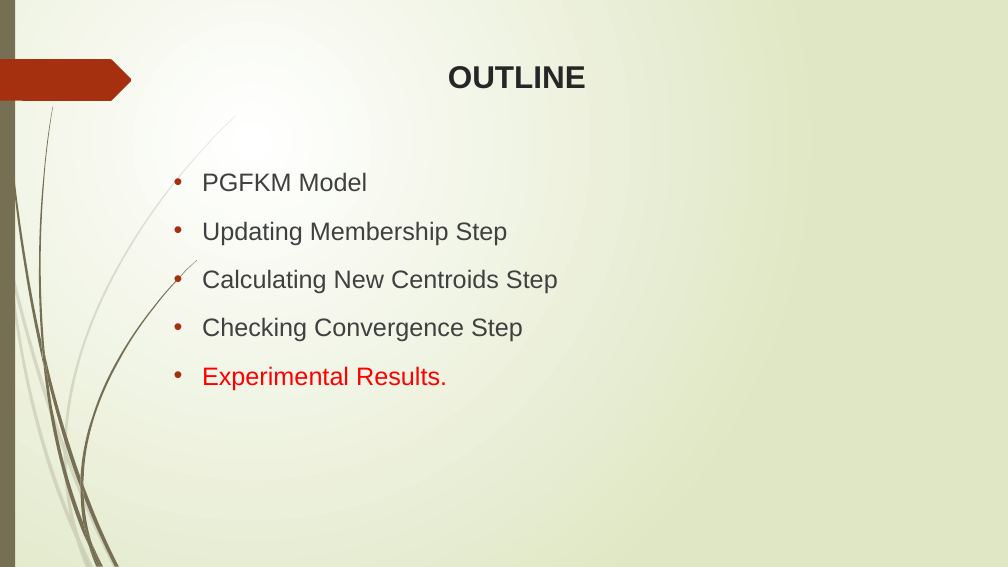
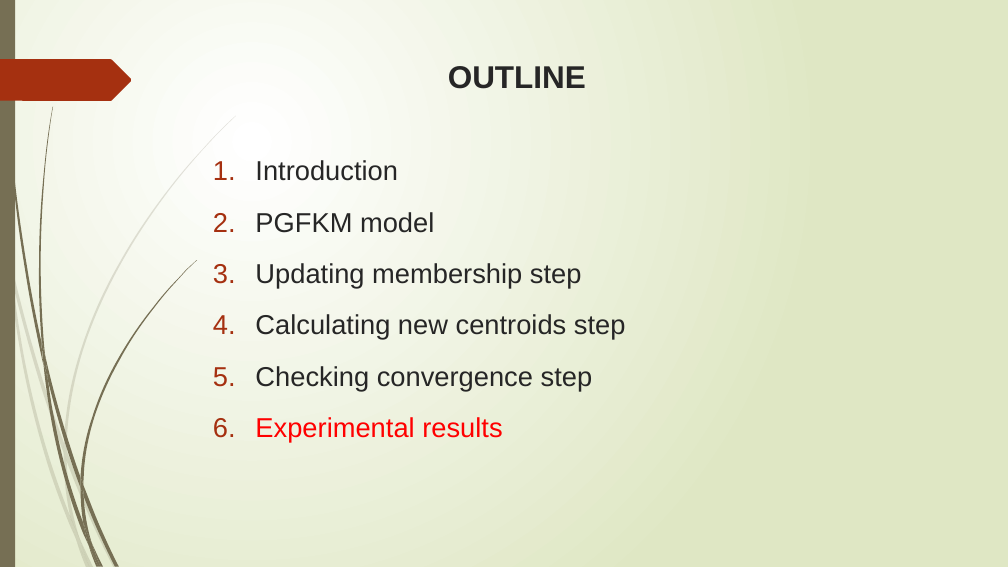
Before and after one commit to trungvdhp/master-ntou, a slide deck: slide 28 of ImageProcessing/Speeding up GFKM.pptx. Drawn at 1008x567 pixels with LibreOffice and Linux fonts; fonts in the diff are those of the drawing. Boxes give left, top, right and bottom in pixels: in the first picture for what was removed or moved away, otherwise in the second. Text is boxed around its words. In the diff, an @@ line names an element or a change of style, - is before the commit and + after.

```diff
--- a/ImageProcessing/Speeding up GFKM.pptx
+++ b/ImageProcessing/Speeding up GFKM.pptx
@@ text at bbox=[255, 160, 626, 442]: text changed; size 24 to 26 pt; text colour #404040 to #262626 @@
-• PGFKM Model
-• Updating Membership Step
-• Calculating New Centroids Step
-• Checking Convergence Step
-• Experimental Results.
+1. Introduction
+2. PGFKM model
+3. Updating membership step
+4. Calculating new centroids step
+5. Checking convergence step
+6. Experimental results
```
Also in this commit, not shown: 29 other slides changed.
